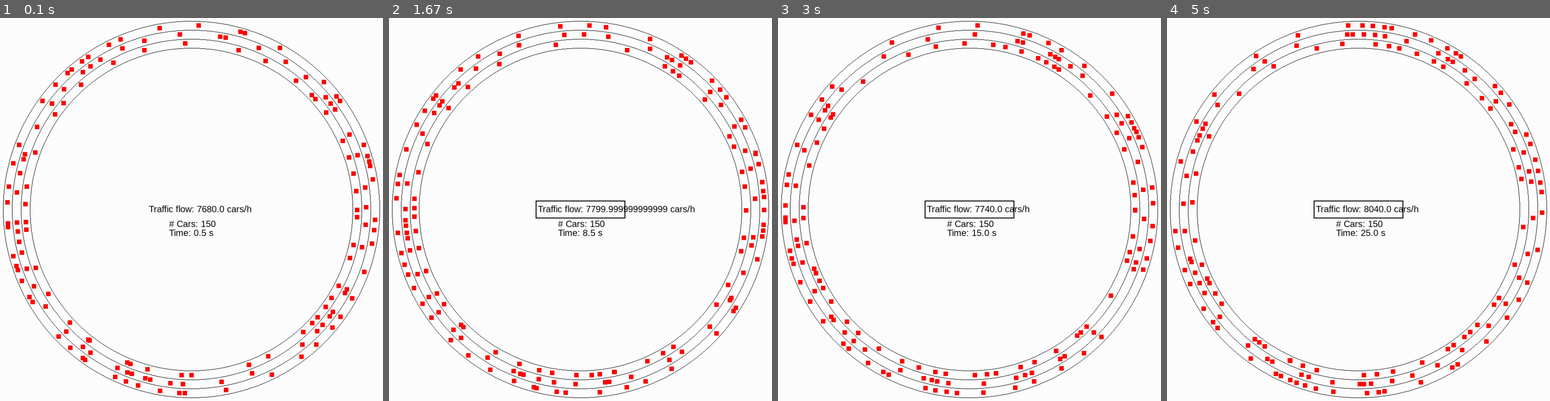
Above: before the commit, frames 1-4 (left to right).
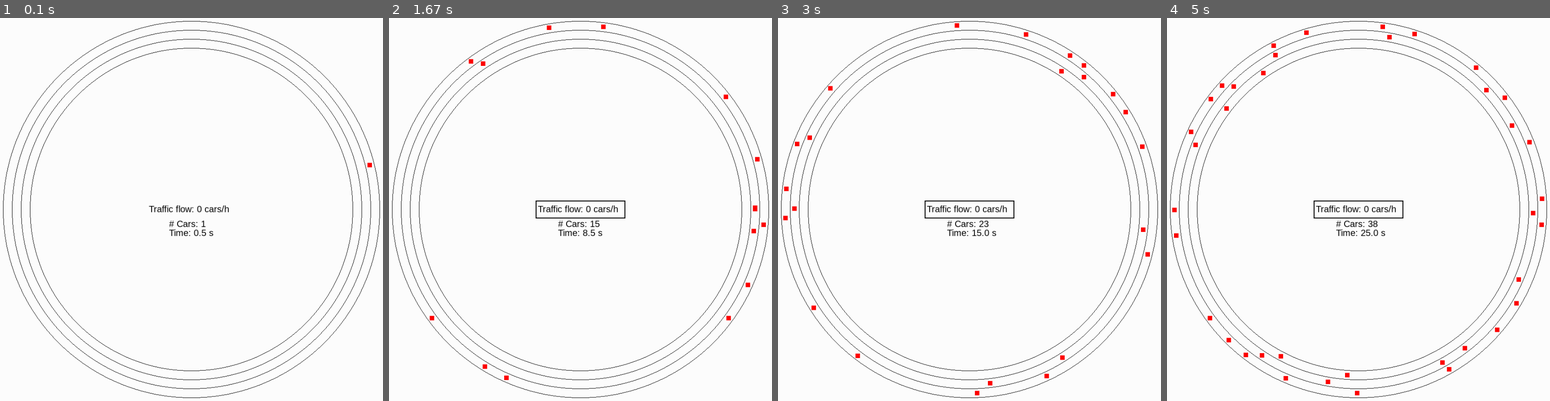
Above: after the commit, the same moments.

Repository: atonderski/TrafficMadness
Game: pygame game, started from traffic_madness/main.py
Two runs of this game, one before a commit and one after it. Both use one fixed random seed, a clock stepped at 60 frames per second and the inputs below.
Inputs:
- Up to frame 1 (0.1 s): no input
- Up to frame 2 (1.67 s): no input
- Up to frame 3 (3 s): no input
- Up to frame 4 (5 s): no input

The runs differ from the first frame. In frame 1, 2.6% of the frame differs, in the area x 1-99%, y 1-99%; in frame 2, 2.8%; in frame 3, 2.8%; in frame 4, 3.1%.

Commit message:
Equilibration observation and spawning funciton in main

Diff:
--- a/traffic_madness/main.py
+++ b/traffic_madness/main.py
@@ -22,46 +22,44 @@
     # Define an array for averaging the traffic flow (now 1 min average)
     # equilibration needs to be at least the average time
     flow_array = np.zeros(int(60 / config.timestep))
-    run = True
-    start = time.time()
-    while run:
+    spawning(track, drawer)
+    equilibration(track, drawer, flow_array)
+    observation(track, drawer, flow_array)
+
+
+# Spawning phase for all cars
+def spawning(track, drawer):
+    config = Config()
+    time_counter = 0
+    while len(track.get_all_cars()) < config.max_num_cars:
+        track.update()
+        time_counter += 1
+        #  Give flow to the drawer to draw it
+        drawer.update(track.get_all_cars(), time_counter, 0)
+
+
+def equilibration(track, drawer, flow_array):
+    config = Config()
+    time_counter = 0
+    while time_counter * config.timestep < config.equilibration:
         track.update()
         time_counter += 1
         # Get flow and updated flow array
         flow, flow_array = traffic_flow(track.get_flow_cars(), flow_array)
         # # Give flow to the drawer to draw it
-        # drawer.update(track.get_all_cars(), time_counter, flow)
+        drawer.update(track.get_all_cars(), time_counter, flow)
 
-        if len(track.get_all_cars()) == config.max_num_cars:
-            end = time.time()
-            print('Spawning done, time %f s' % (end - start))
-            equilibration = config.equilibration
-            observation = config.observation
-            time_counter = 0
-            for i in range(0, int(equilibration / config.timestep)):
-                track.update()
-                time_counter += 1
-                # Get flow and updated flow array
-                flow, flow_array = traffic_flow(track.get_flow_cars(), flow_array)
-                # # Give flow to the drawer to draw it
-                # drawer.update(track.get_all_cars(), time_counter, flow)
-            end = time.time()
-            print('Equilibration done, time %f s' % (end - start))
-            time_counter = 0
-            file = open('data/flow_aggressiveness%.2f_cars%d.dat' %
-                        (config.aggressives, config.max_num_cars), 'w')
-            for j in range(0, int(observation / config.timestep)):
-                track.update()
-                time_counter += 1
-                # Get flow and updated flow array
-                flow, flow_array = traffic_flow(track.get_flow_cars(), flow_array)
-                file.write('%f \t %f \n' % (time_counter * config.timestep, flow))
-                # Give flow to the drawer to draw it
-                drawer.update(track.get_all_cars(), time_counter, flow)
-            file.close()
-            end = time.time()
-            print('Observation done, time %f s' % (end - start))
-            run = False
+
+def observation(track, drawer, flow_array):
+    config = Config()
+    time_counter = 0
+    while time_counter * config.timestep < config.observation:
+        track.update()
+        time_counter += 1
+        # Get flow and updated flow array
+        flow, flow_array = traffic_flow(track.get_flow_cars(), flow_array)
+        # # Give flow to the drawer to draw it
+        drawer.update(track.get_all_cars(), time_counter, flow)
 
 
 if __name__ == '__main__':
